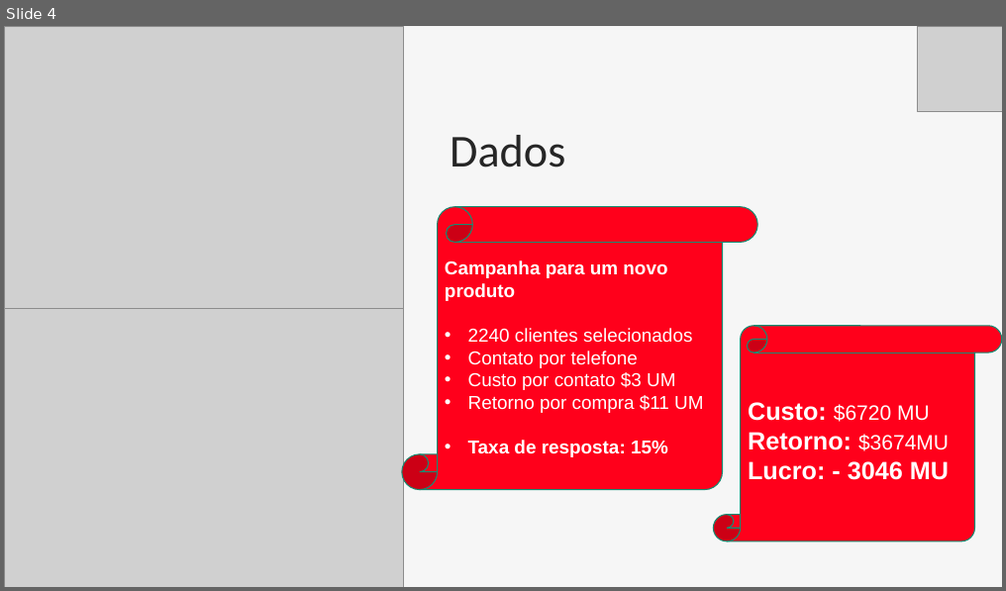
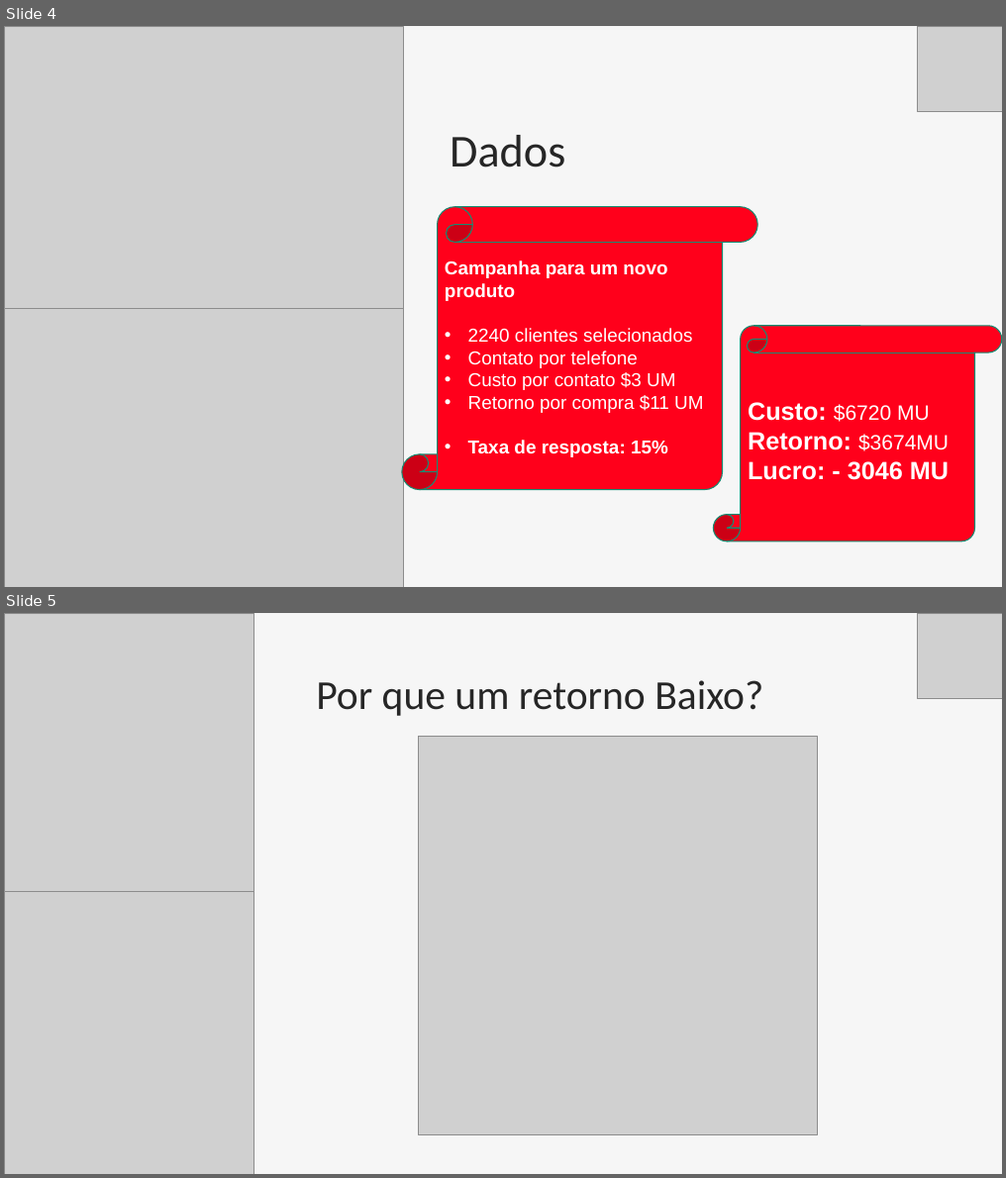
Before and after one commit to DionesGouvea/propensao_compra, a slide deck: Apresentação Ifood.pptx. Shown one above the other, each under a label of ours: slide 4 before the commit, slides 4 and 5 after it. The pictures are 1006x591 and 1006x1178 pixels, drawn with LibreOffice and Linux fonts; fonts in the diff are those of the drawing; grey boxes stand for pictures. Boxes give left, top, right and bottom in pixels: in the first picture for what was removed or moved away, otherwise in the second. Text is boxed around its words. In the diff, an @@ line names an element or a change of style, - is before the commit and + after.

```diff
--- a/Apresentação Ifood.pptx
+++ b/Apresentação Ifood.pptx
@@ slide 5 added at (4,613,1002,1174), background #FFFFFF; not listed: 1 template element that a slide beside it also shows @@
@@ rectangle added at (4,613,1002,1174), fill #FFFFFF @@
@@ rectangle added at (4,613,1002,1174), fill #AEAEAE at 10% opacity @@
@@ picture added at (4,613,254,892) @@
@@ picture added at (918,613,1002,698) @@
@@ title added at (316,680,763,716), 39.6 pt, text #262626 @@
+Por que um retorno Baixo?
@@ picture added at (418,736,817,1135) @@
@@ picture added at (4,892,254,1174) @@
```
Also in this commit, not shown: 1 other file.
